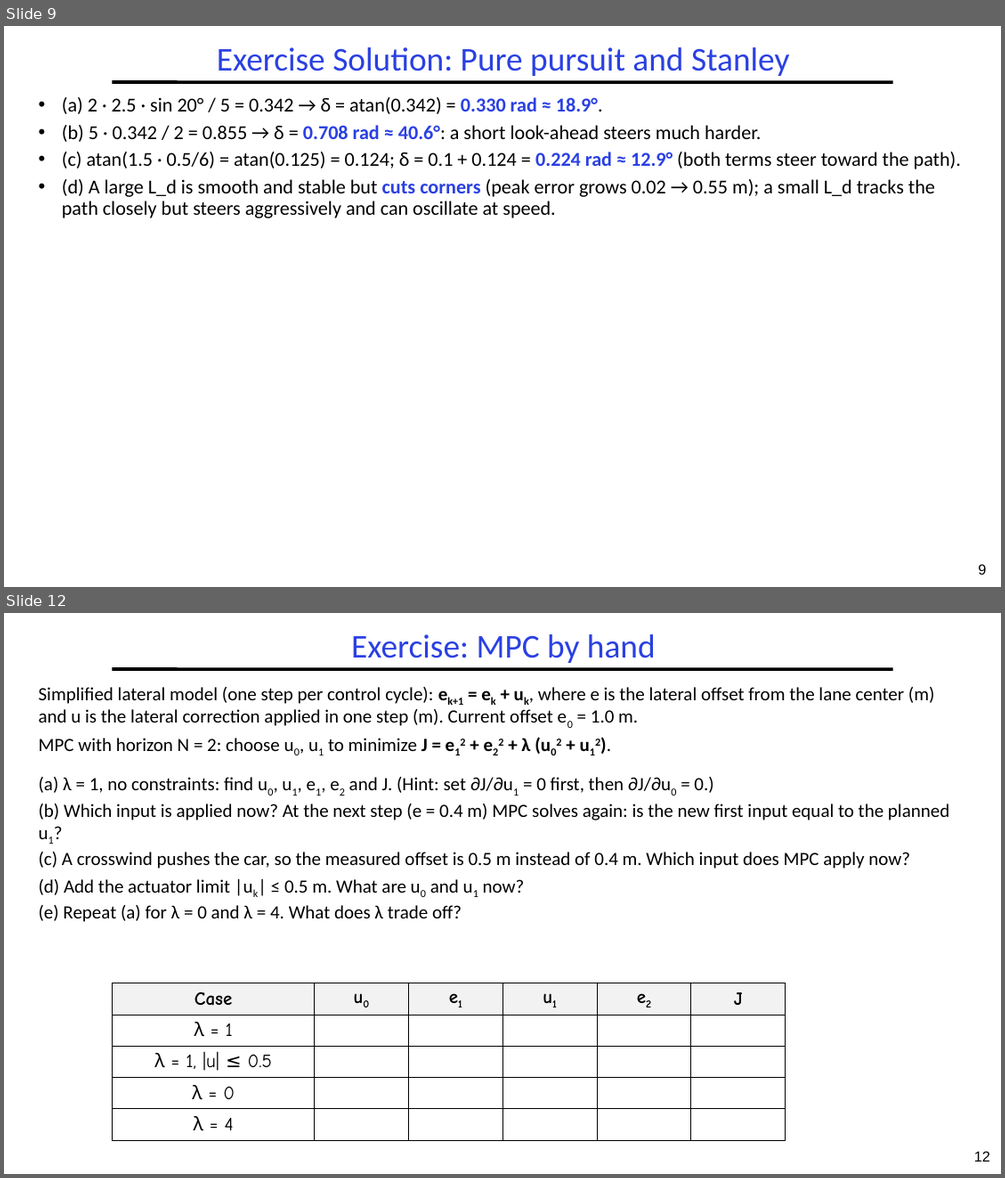
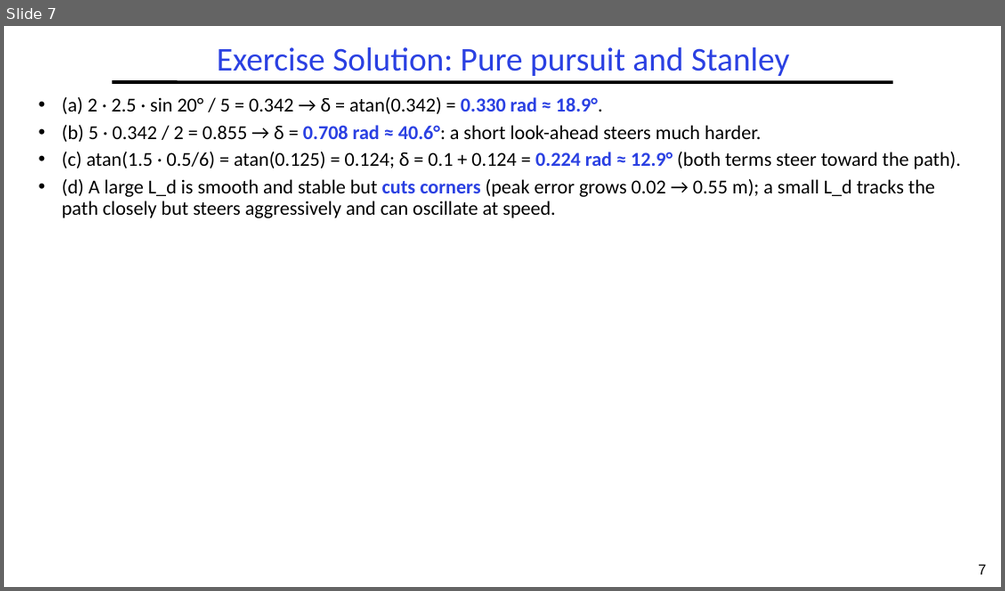
Before and after one commit to guhofstra/CSC144V, a slide deck: Exercises/L8-Exercises ANS.pptx. Shown one above the other, each under a label of ours: slides 9 and 12 before the commit, slide 7 after it; the slides between them are not shown. The pictures are 1005x1178 and 1005x591 pixels, drawn with LibreOffice and Linux fonts; fonts in the diff are those of the drawing. Boxes give left, top, right and bottom in pixels: in the first picture for what was removed or moved away, otherwise in the second. Text is boxed around its words. In the diff, an @@ line names an element or a change of style, - is before the commit and + after.

```diff
--- a/Exercises/L8-Exercises ANS.pptx
+++ b/Exercises/L8-Exercises ANS.pptx
@@ slide 12 removed at [4, 613, 1001, 1174], background #FFFFFF; not listed: 2 template elements that a slide beside it also shows @@
@@ title removed at [351, 634, 655, 663] @@
-Exercise: MPC by hand
@@ text removed at [39, 687, 949, 922] @@
-Simplified lateral model (one step per control cycle): ek+1 = ek + uk, where e is the lateral offset from the lane center (m) and u is the lateral correction applied in one step (m). Current offset e0 = 1.0 m.
-MPC with horizon N = 2: choose u0, u1 to minimize J = e12 + e22 + λ (u02 + u12).
-(a) λ = 1, no constraints: find u0, u1, e1, e2 and J. (Hint: set ∂J/∂u1 = 0 first, then ∂J/∂u0 = 0.)
-(b) Which input is applied now? At the next step (e = 0.4 m) MPC solves again: is the new first input equal to the planned u1?
-(c) A crosswind pushes the car, so the measured offset is 0.5 m instead of 0.4 m. Which input does MPC apply now?
-(d) Add the actuator limit |uk| ≤ 0.5 m. What are u0 and u1 now?
-(e) Repeat (a) for λ = 0 and λ = 4. What does λ trade off?
@@ table removed at [113, 983, 785, 1140], 5 rows, 6 columns @@
-Case | u0 | e1 | u1 | e2 | J
-λ = 1 |  |  |  |  | 
-λ = 1, |u| ≤ 0.5 |  |  |  |  | 
-λ = 0 |  |  |  |  | 
-λ = 4 |  |  |  |  | 
@@ what was slide 9 is now slide 7 @@
@@ page number at [978, 564, 986, 574]: text changed @@
-9
+7
```
Also in this commit, not shown: 1 slide changed, 5 other slides removed, 19 other files.
